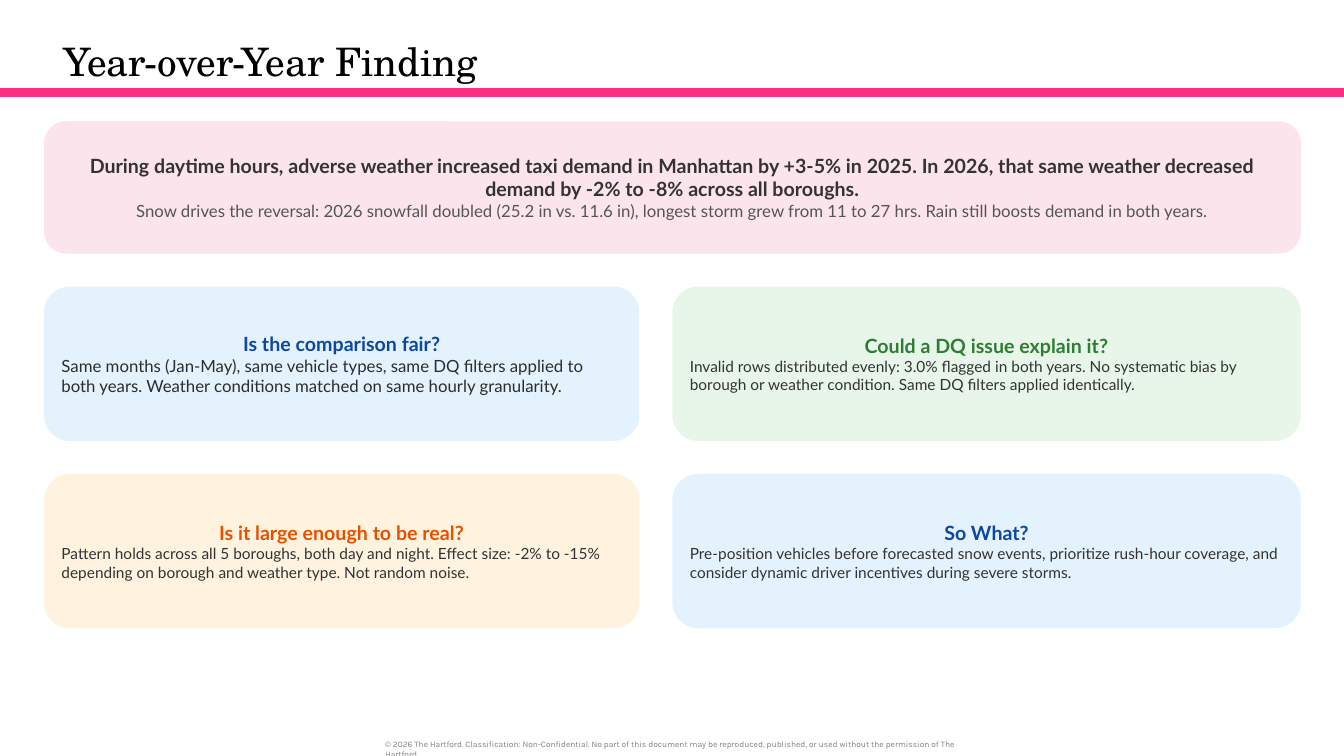
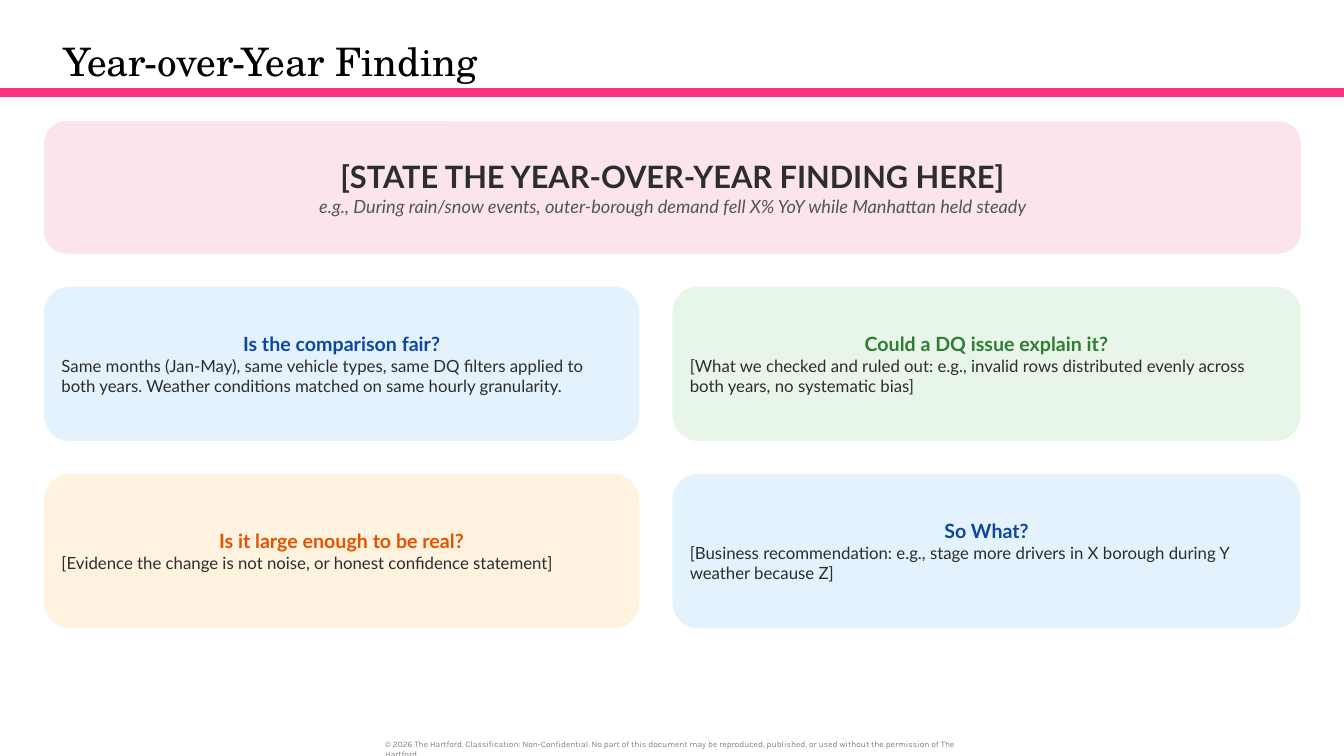
Before and after one commit to orlandojmarin/nyc-taxi-capstone, a slide deck: slide 14 of docs/Capstone_Presentation.pptx. Drawn at 1344x756 pixels with LibreOffice and Linux fonts; fonts in the diff are those of the drawing. Boxes give left, top, right and bottom in pixels: in the first picture for what was removed or moved away, otherwise in the second. Text is boxed around its words. In the diff, an @@ line names an element or a change of style, - is before the commit and + after.

```diff
--- a/docs/Capstone_Presentation.pptx
+++ b/docs/Capstone_Presentation.pptx
@@ text in rounded rectangle at (319, 164, 1027, 217): text changed; size 14 to 13 pt; text colour #333333 to #555555; bold off; italic on @@
-During daytime hours, adverse weather increased taxi demand in Manhattan by +3-5% in 2025. In 2026, that same weather decreased demand by -2% to -8% across all boroughs.
-Snow drives the reversal: 2026 snowfall doubled (25.2 in vs. 11.6 in), longest storm grew from 11 to 27 hrs. Rain still boosts demand in both years.
+[STATE THE YEAR-OVER-YEAR FINDING HERE]
+e.g., During rain/snow events, outer-borough demand fell X% YoY while Manhattan held steady
@@ text in rounded rectangle at (690, 359, 1245, 395): text changed; size 11 to 12 pt; text colour #333333 to #2D2D2D @@
-Invalid rows distributed evenly: 3.0% flagged in both years. No systematic bias by borough or weather condition. Same DQ filters applied identically.
+[What we checked and ruled out: e.g., invalid rows distributed evenly across both years, no systematic bias]
@@ text in rounded rectangle at (61, 556, 552, 572): text changed; size 11 to 12 pt; text colour #333333 to #2D2D2D @@
-Pattern holds across all 5 boroughs, both day and night. Effect size: -2% to -15% depending on borough and weather type. Not random noise.
+[Evidence the change is not noise, or honest confidence statement]
@@ text in rounded rectangle at (690, 546, 1229, 582): text changed; size 11 to 12 pt; text colour #333333 to #2D2D2D @@
-Pre-position vehicles before forecasted snow events, prioritize rush-hour coverage, and consider dynamic driver incentives during severe storms.
+[Business recommendation: e.g., stage more drivers in X borough during Y weather because Z]
```
Also in this commit, not shown: 8 other slides changed, 6 slides added, 2 slides removed.
